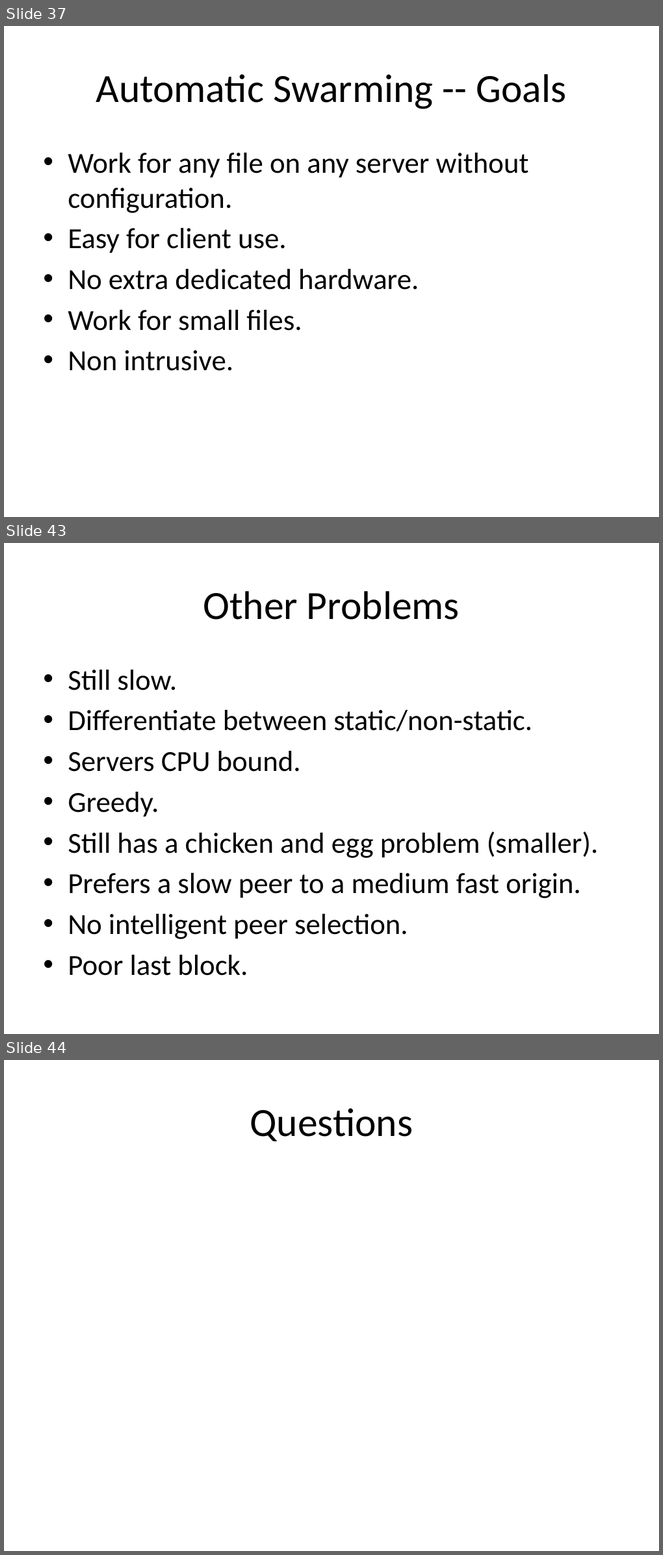
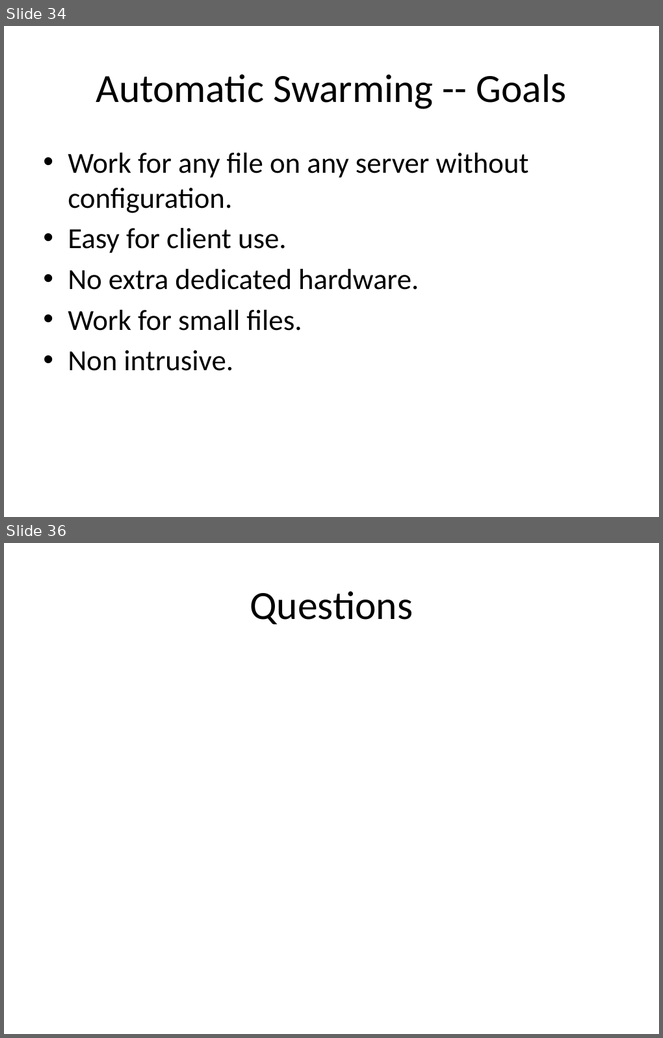
Before and after one commit to rdp/p2pwebclient, a slide deck: thesis_presentation/How to Make the Internet Faster.pptx. Shown one above the other, each under a label of ours: slides 37, 43 and 44 before the commit, slides 34 and 36 after it; the slides between them are not shown. The pictures are 663x1555 and 663x1038 pixels, drawn with LibreOffice and Linux fonts; fonts in the diff are those of the drawing. Boxes give left, top, right and bottom in pixels: in the first picture for what was removed or moved away, otherwise in the second. Text is boxed around its words. In the diff, an @@ line names an element or a change of style, - is before the commit and + after.

```diff
--- a/thesis_presentation/How to Make the Internet Faster.pptx
+++ b/thesis_presentation/How to Make the Internet Faster.pptx
@@ slide 43 removed at <box>4,543,659,1034</box>, background #FFFFFF @@
@@ title removed at <box>203,591,460,620</box> @@
-Other Problems
@@ text removed at <box>68,670,599,976</box> @@
-• Still slow.
-• Differentiate between static/non-static.
-• Servers CPU bound.
-• Greedy.
-• Still has a chicken and egg problem (smaller).
-• Prefers a slow peer to a medium fast origin.
-• No intelligent peer selection.
-• Poor last block.
@@ what was slide 37 is now slide 34 @@
@@ what was slide 44 is now slide 36 @@
```
Also in this commit, not shown: 11 slides changed, 1 slide added, 8 other slides removed.
